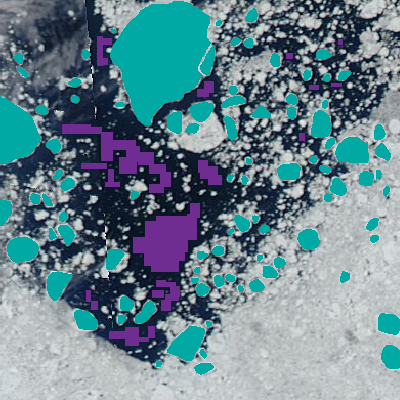
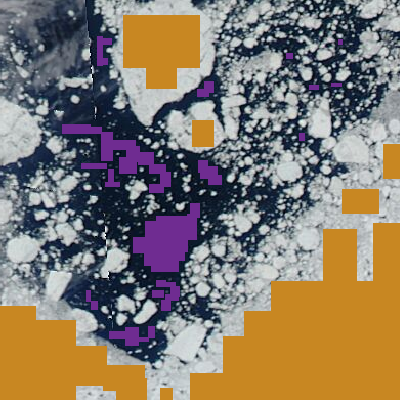
Revision of a layered 400 x 400 image; what changed, layer by layer:
added layer "ice samples" (2nd of 2) above "water samples" over [0,15,400,400]
hid "ice floes" (2nd of 2) over [0,1,400,375]
